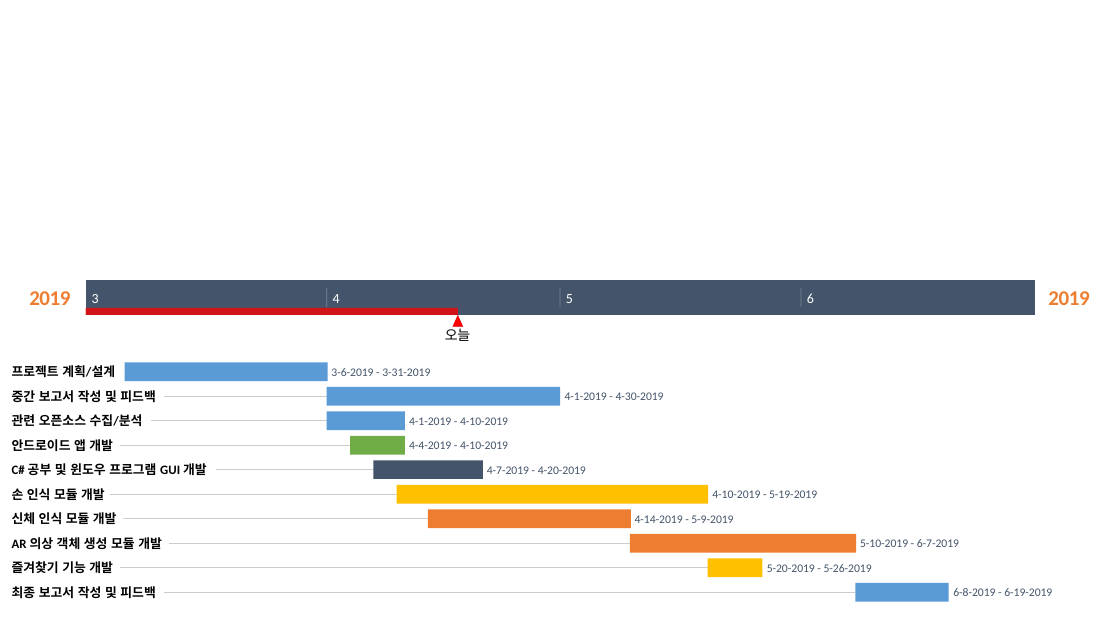
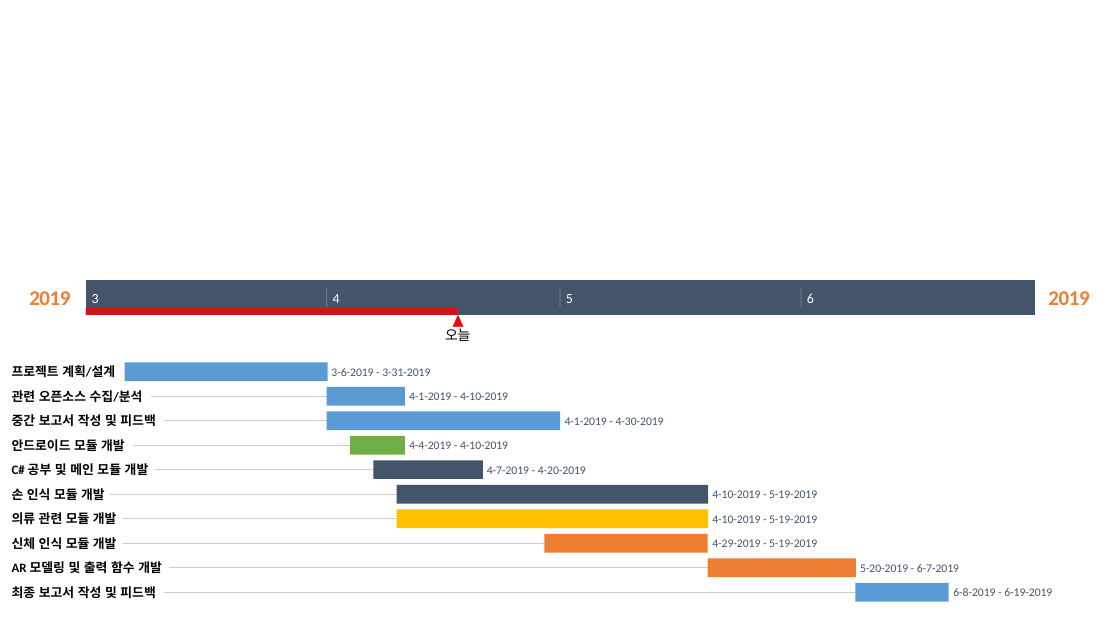
Before and after one commit to shb0328/report, a slide deck: slide 2 of ppt/ganttppt.pptx. Drawn at 1120x630 pixels with LibreOffice and Linux fonts; fonts in the diff are those of the drawing. Boxes give left, top, right and bottom in pixels: in the first picture for what was removed or moved away, otherwise in the second. Text is boxed around its words. In the diff, an @@ line names an element or a change of style, - is before the commit and + after.

```diff
--- a/ppt/ganttppt.pptx
+++ b/ppt/ganttppt.pptx
@@ 2 texts, 1 rectangle: place and size @@
-2 texts, 1 rectangle at bbox=[12, 412, 508, 430]
+2 texts, 1 rectangle at bbox=[12, 387, 508, 406]
@@ line moved from (165, 397) - (327, 397) to (151, 397) - (327, 397) @@
@@ text at bbox=[12, 439, 125, 451]: text changed @@
-안드로이드 앱 개발
+안드로이드 모듈 개발
@@ line moved from (120, 445) - (350, 445) to (133, 445) - (350, 445) @@
@@ line moved from (151, 421) - (327, 421) to (165, 421) - (327, 421) @@
@@ text at bbox=[12, 463, 149, 475]: text changed @@
-C# 공부 및 윈도우 프로그램 GUI 개발
+C# 공부 및 메인 모듈 개발
@@ line moved from (216, 470) - (374, 470) to (155, 470) - (374, 470) @@
@@ 3 texts, 2 rectangles: place and size @@
-3 texts, 2 rectangles at bbox=[12, 387, 708, 524]
+3 texts, 2 rectangles at bbox=[12, 412, 708, 549]
@@ rectangle added at bbox=[397, 485, 708, 503], fill #44546A @@
@@ text at bbox=[12, 512, 117, 524]: text changed @@
-AR 의상 객체 생성 모듈 개발
+의류 관련 모듈 개발
@@ line moved from (123, 519) - (428, 519) to (123, 519) - (397, 519) @@
@@ rectangle: place and size @@
-rectangle at bbox=[428, 509, 631, 528]
+rectangle at bbox=[544, 534, 707, 553]
@@ text at bbox=[712, 515, 817, 523]: text changed @@
-4-14-2019 - 5-9-2019
+4-10-2019 - 5-19-2019
@@ text at bbox=[712, 539, 817, 547]: text changed @@
-5-20-2019 - 5-26-2019
+4-29-2019 - 5-19-2019
@@ text removed at bbox=[12, 561, 113, 573] @@
-즐겨찾기 기능 개발
@@ text added at bbox=[12, 561, 162, 573], 11 pt, text #000000, bold @@
+AR 모델링 및 출력 함수 개발
@@ line moved from (170, 544) - (630, 544) to (123, 544) - (544, 544) @@
@@ line moved from (120, 568) - (708, 568) to (170, 568) - (708, 568) @@
@@ rectangle: place and size @@
-rectangle at bbox=[630, 534, 856, 553]
+rectangle at bbox=[708, 559, 856, 577]
@@ rectangle removed at bbox=[708, 559, 763, 577] @@
@@ text at bbox=[860, 564, 959, 572]: text changed @@
-5-10-2019 - 6-7-2019
+5-20-2019 - 6-7-2019
```
Also in this commit, not shown: 1 other file.
